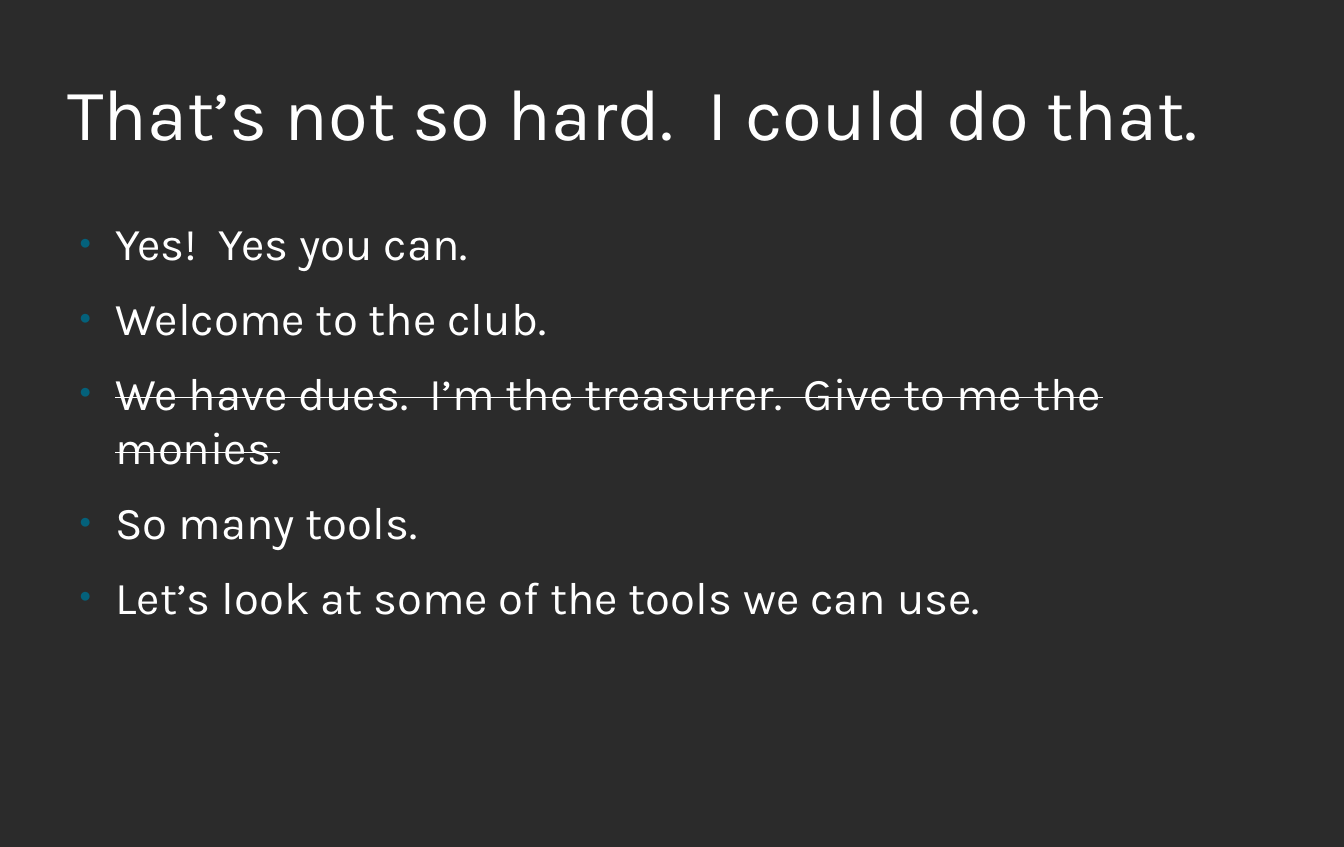
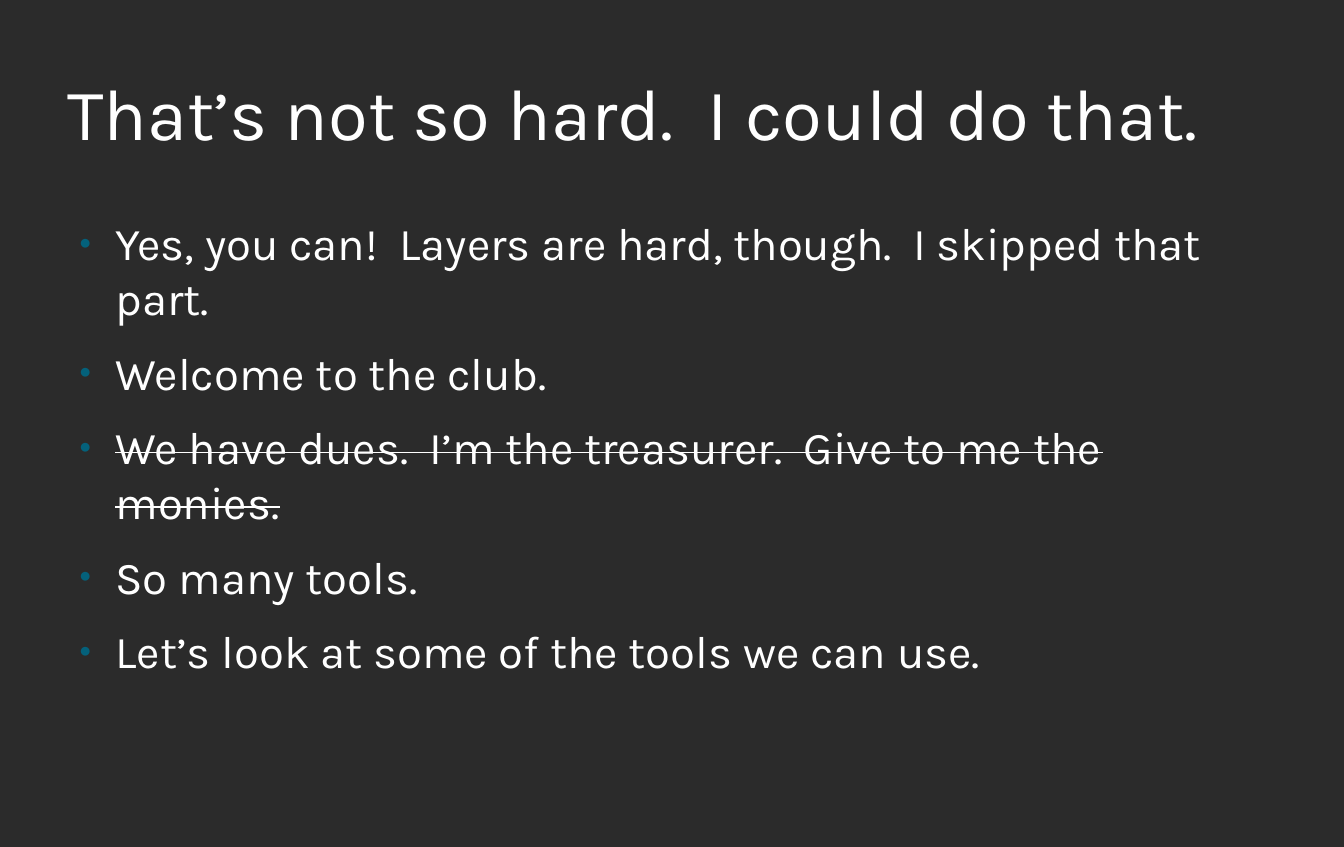
Before and after one commit to nalind/devconf.us-2018, a slide deck: slide 11 of images.odp (slide 9 before the commit). Drawn at 1344x847 pixels with LibreOffice and Linux fonts; fonts in the diff are those of the drawing; background and template pictures are left out; a plain dark background stands for a picture behind light text. Boxes give left, top, right and bottom in pixels: in the first picture for what was removed or moved away, otherwise in the second. Text is boxed around its words. In the diff, an @@ line names an element or a change of style, - is before the commit and + after.

Commit message:
Update slides

```diff
--- a/images.odp
+++ b/images.odp
@@ text at [115,228,1201,326]: text changed @@
-● Yes! Yes you can.
+● Yes, you can! Layers are hard, though. I skipped that part.
```
Also in this commit, not shown: 2 other slides changed, 11 slides added.
